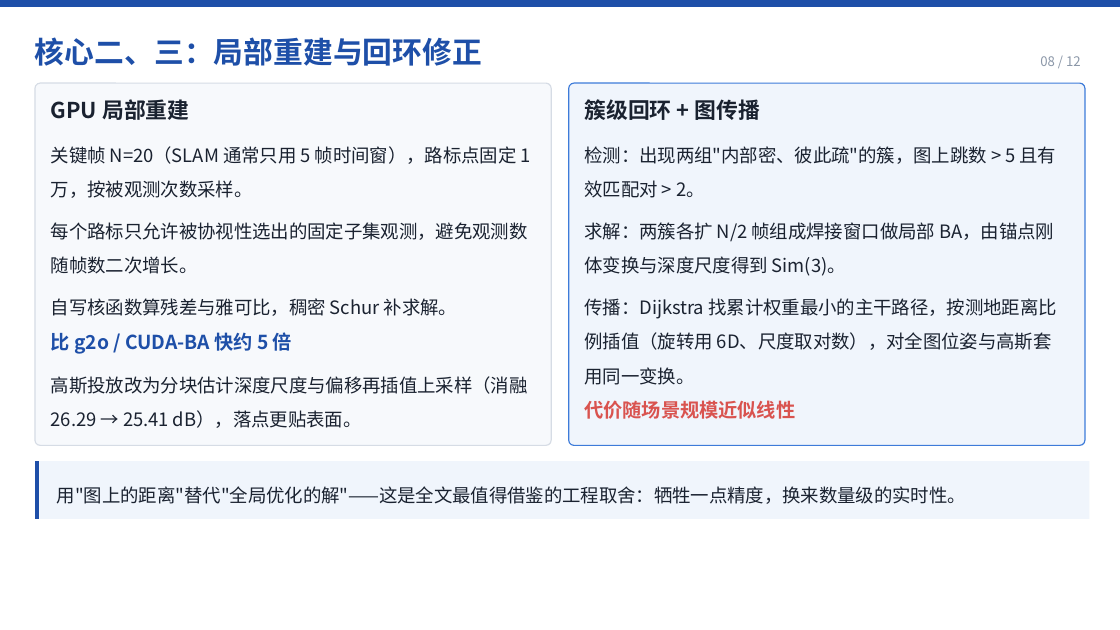
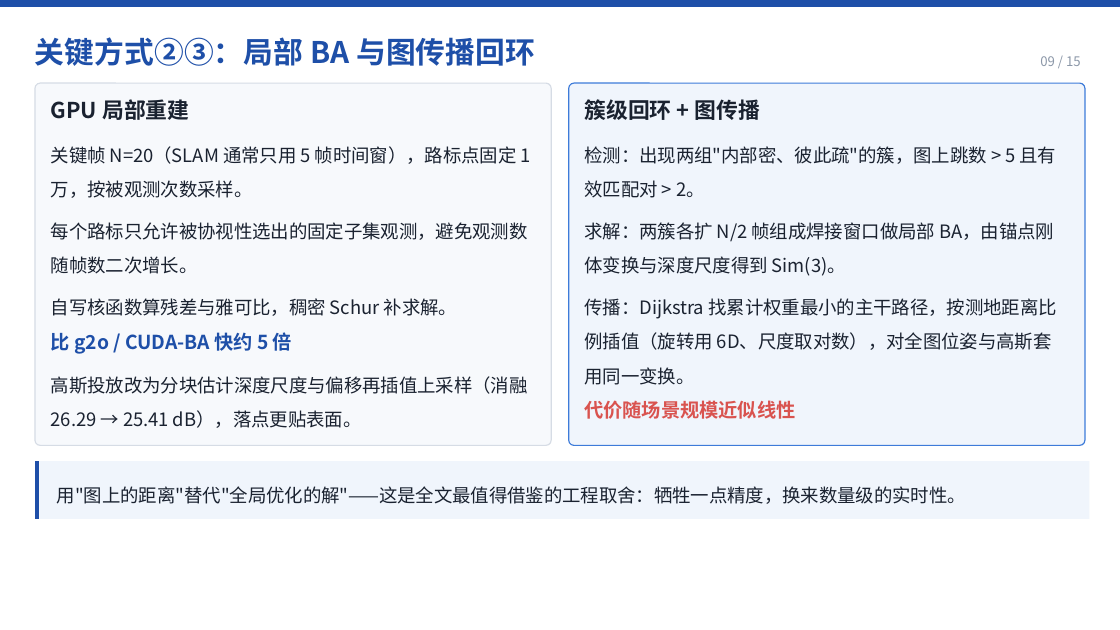
Before and after one commit to LeoZhengWei/ecnu-cs, a slide deck: slide 9 of ecnu-cg/02-PPT/PPT-即时三维高斯泼溅重建.pptx (slide 8 before the commit). Drawn at 1120x630 pixels with LibreOffice and Linux fonts; fonts in the diff are those of the drawing. Boxes give left, top, right and bottom in pixels: in the first picture for what was removed or moved away, otherwise in the second. Text is boxed around its words. In the diff, an @@ line names an element or a change of style, - is before the commit and + after.

```diff
--- a/ecnu-cg/02-PPT/PPT-即时三维高斯泼溅重建.pptx
+++ b/ecnu-cg/02-PPT/PPT-即时三维高斯泼溅重建.pptx
@@ text at (35, 37, 535, 66): text changed @@
-核心二、三：局部重建与回环修正
+关键方式②③：局部 BA 与图传播回环
@@ text at (1040, 56, 1081, 66): text changed @@
-08 / 12
+09 / 15
```
Also in this commit, not shown: 9 other slides changed, 5 slides added, 2 slides removed, 26 other files.
